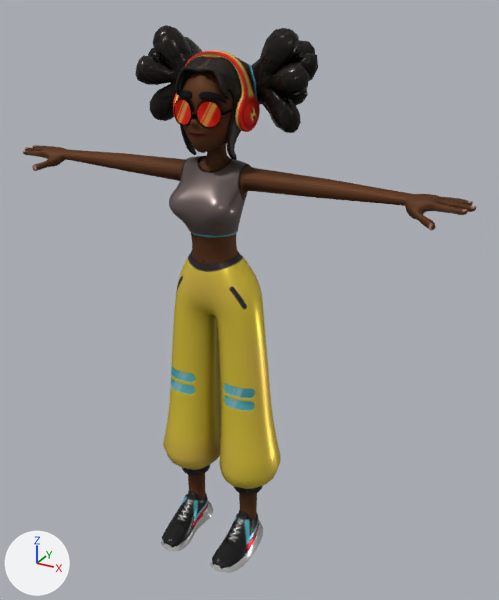
The glTF model public/workshop/assets/human.glb: old version first, new version second.
The view is the same before and after, from a camera (50 mm lens) standing at (1.024, -1.662, 1.735) and looking at (0.08, 0.055, 0.877). The lights are fixed; the arrows at lower left show +X, +Y and +Z. The picture after the commit comes second. Where no turn or scale is listed for an object, it has been applied to the vertices. Vertices at exactly the same position are counted once.

The first picture shows 'Ch03'.
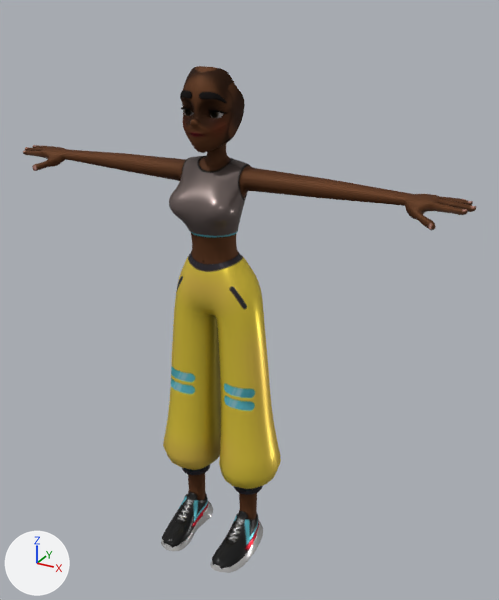
Changed parts and their boxes [x1, y1, x2, y2] in the pictures (499 x 600 px):
'Ch03', reshaped (7% shorter): before [23, 25, 476, 573]; after [23, 66, 476, 573]
part 1 of me_mesh, deleted (red): before [173, 51, 260, 132]
part 2 of me_mesh, cut back: before [135, 25, 318, 160]; after [183, 95, 225, 101]

The change, as a diff of the scene's bpy script:
```diff
--- a/public/workshop/assets/human.glb.py
+++ b/public/workshop/assets/human.glb.py
@@ me_mesh @@
 # used by ob_ch03; location = (0.0, 0.0, 0.0)
-me_mesh.from_pydata(...)  # 14245 vertices, 28106 faces; spans x -0.73..0.73, y -0.21..0.18, z 0.0..1.66
+me_mesh.from_pydata(...)  # 8981 vertices, 17648 faces; spans x -0.73..0.73, y -0.21..0.12, z 0.0..1.57
+# me_mesh part 1: the loose piece of 2863 vertices spanning x -0.12..0.12, y -0.05..0.05, z 1.4..1.6 is deleted
+# me_mesh part 2: 24 vertices moved within x -0.07..0.07, y -0.09..-0.06, z 1.49; 2357 vertices removed from x -0.27..0.27, y -0.1..0.18, z 1.32..1.66
+# other edits to the shape of me_mesh do not show in these pictures
 me_mesh.materials.append(mat_ch03_body)
```
